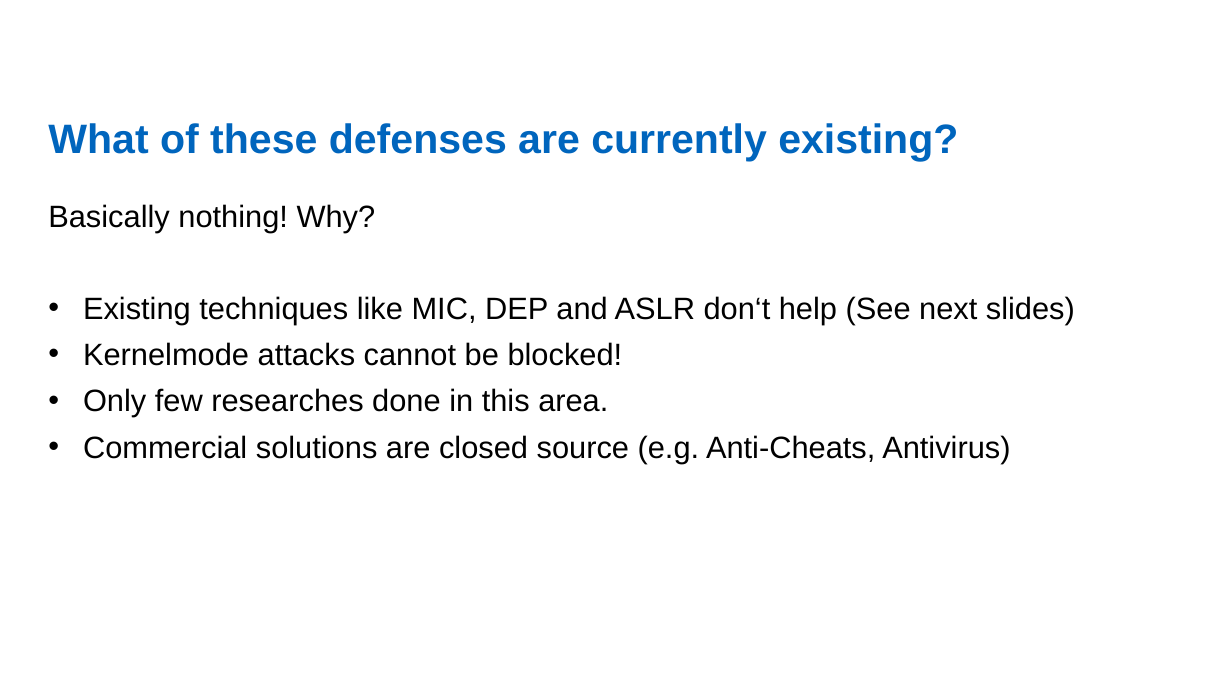
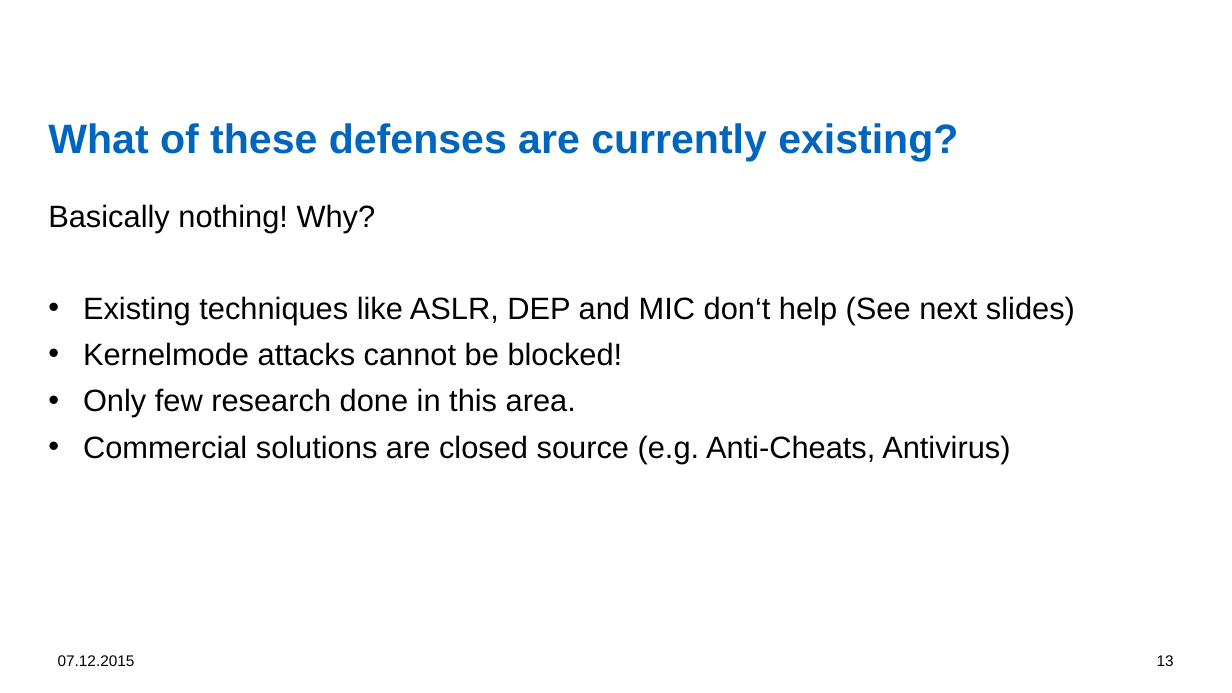
Before and after one commit to dennisfischer/bachelors-thesis, a slide deck: slide 13 of Presentations/Overview of illegal memory modifications - Attacks and Defenses.pptx. Drawn at 1232x693 pixels with LibreOffice and Linux fonts; fonts in the diff are those of the drawing; background and template pictures are left out. Boxes give left, top, right and bottom in pixels: in the first picture for what was removed or moved away, otherwise in the second. Text is boxed around its words. In the diff, an @@ line names an element or a change of style, - is before the commit and + after.

```diff
--- a/Presentations/Overview of illegal memory modifications - Attacks and Defenses.pptx
+++ b/Presentations/Overview of illegal memory modifications - Attacks and Defenses.pptx
@@ text at (83,296,1075,325): text changed @@
-• Existing techniques like MIC, DEP and ASLR don‘t help (See next slides)
+• Existing techniques like ASLR, DEP and MIC don‘t help (See next slides)
@@ text at (83,388,576,417): text changed @@
-• Only few researches done in this area.
+• Only few research done in this area.
@@ text added at (58,655,135,666), 12 pt, text #000000 @@
+07.12.2015
@@ page number added at (1157,655,1174,666), 12 pt, text #000000 @@
+13
```
Also in this commit, not shown: 10 other slides changed, 7 slides added, 8 slides removed, 15 other files.
